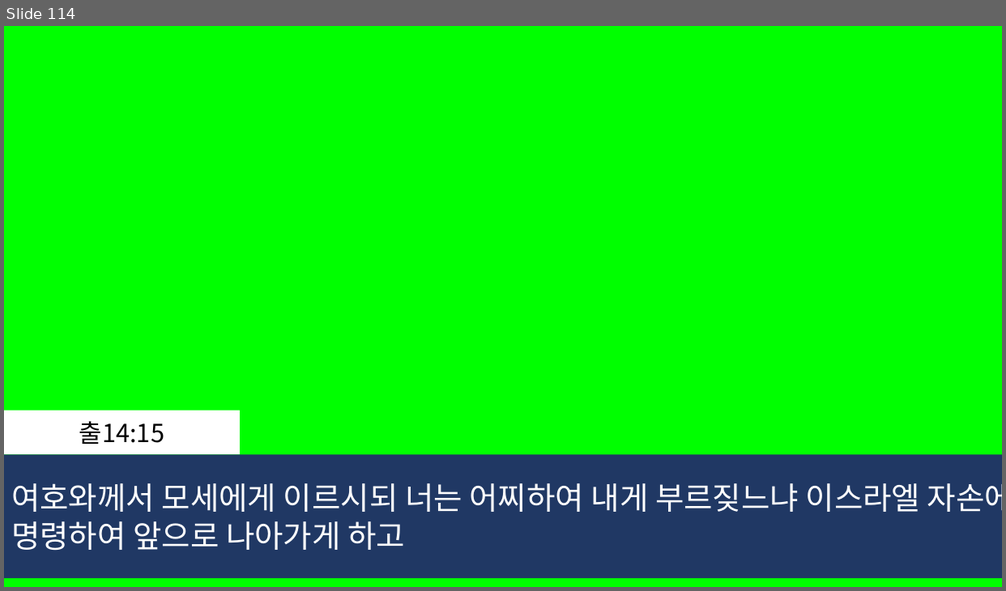
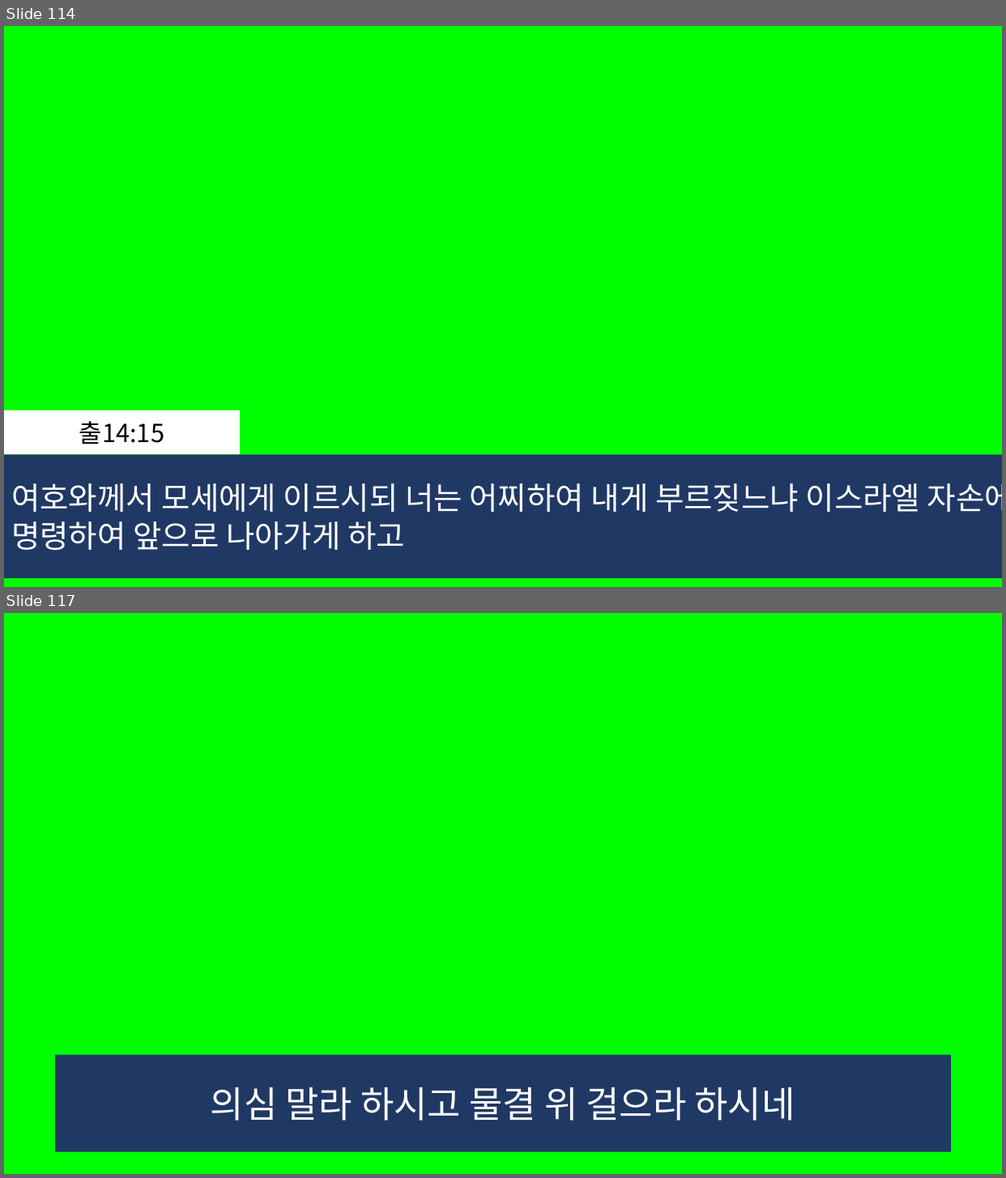
Before and after one commit to whizsavvy/evergreen_church, a slide deck: 2026-03-07_늘푸른교회_.pptx. Shown one above the other, each under a label of ours: slide 114 before the commit, slides 114 and 117 after it; the slides between them are not shown. The pictures are 1006x591 and 1006x1178 pixels, drawn with LibreOffice and Linux fonts; fonts in the diff are those of the drawing. Boxes give left, top, right and bottom in pixels: in the first picture for what was removed or moved away, otherwise in the second. Text is boxed around its words. In the diff, an @@ line names an element or a change of style, - is before the commit and + after.

```diff
--- a/2026-03-07_늘푸른교회_.pptx
+++ b/2026-03-07_늘푸른교회_.pptx
@@ slide 117 added at (x1=4, y1=613, x2=1002, y2=1174), background #00FF00 @@
@@ rectangle added at (x1=55, y1=1055, x2=951, y2=1152), fill #203864, 35 pt, text #FFFFFF @@
+의심 말라 하시고 물결 위 걸으라 하시네
```
Also in this commit, not shown: 2 slides changed, 17 other slides added, 5 slides removed.
